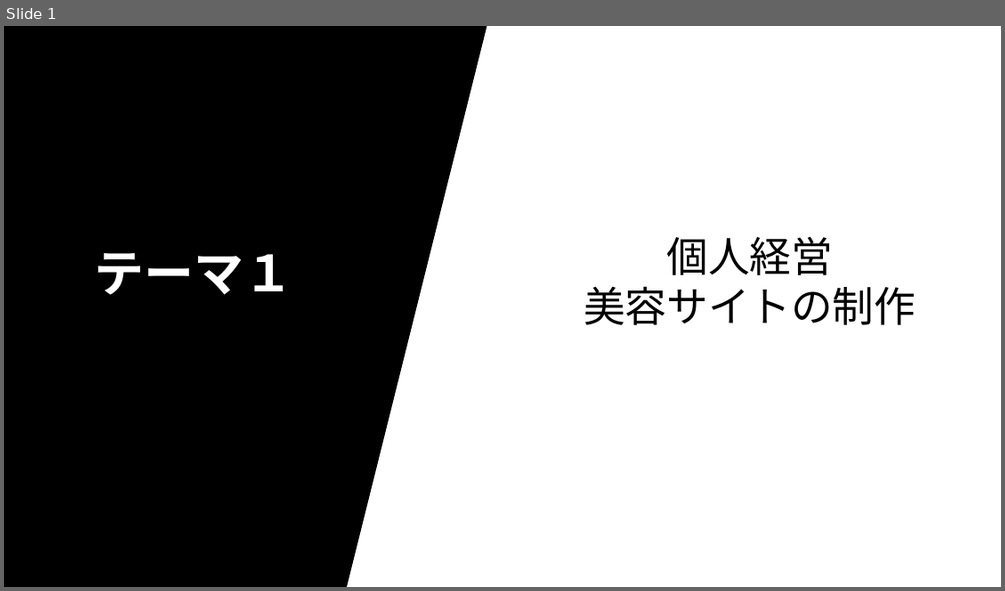
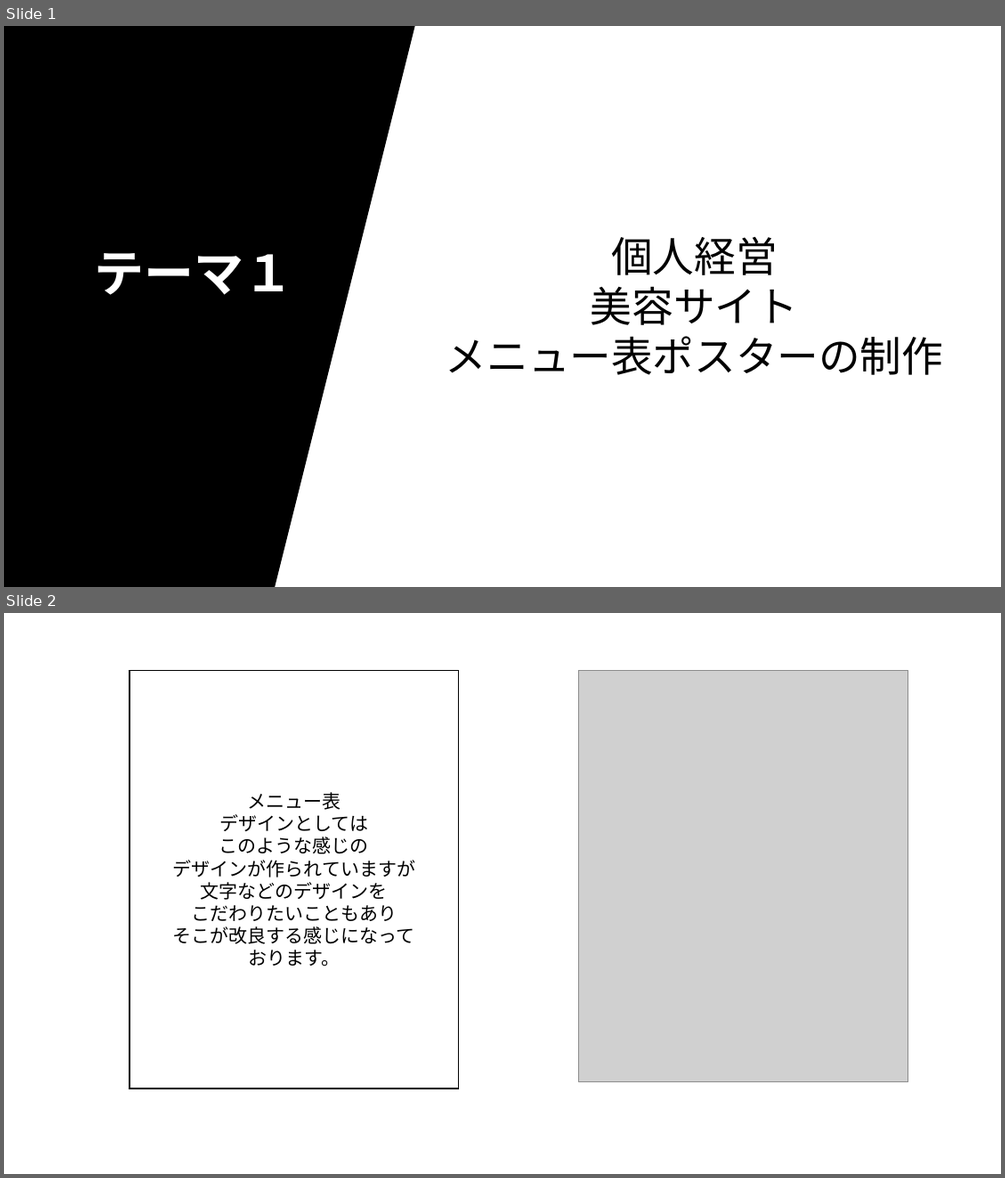
Before and after one commit to Riru0220/Webesports, a slide deck: 卒業ゼミ発表.pptx. Shown one above the other, each under a label of ours: slide 1 before the commit, slides 1 and 2 after it. The pictures are 1005x591 and 1005x1178 pixels, drawn with LibreOffice and Linux fonts; fonts in the diff are those of the drawing; grey boxes stand for pictures. Boxes give left, top, right and bottom in pixels: in the first picture for what was removed or moved away, otherwise in the second. Text is boxed around its words. In the diff, an @@ line names an element or a change of style, - is before the commit and + after.

```diff
--- a/卒業ゼミ発表.pptx
+++ b/卒業ゼミ発表.pptx
@@ slide 2 added at (4, 613, 1001, 1174), background #FFFFFF @@
@@ rectangle added at (129, 671, 459, 1088), fill #FFFFFF, outline #000000 1.5 pt, 18 pt, text #000000 @@
+メニュー表
+デザインとしては
+このような感じの
+デザインが作られていますが
+文字などのデザインを
+こだわりたいこともあり
+そこが改良する感じになって
+おります。
@@ picture added at (579, 671, 908, 1082) @@
@@ slide 1 changed as well @@
@@ parallelogram: place and size @@
-parallelogram at (4, 26, 485, 587)
+parallelogram at (4, 26, 413, 587)
@@ text "個人経営": place and size @@
-text "個人経営" at (583, 237, 915, 325)
+text "個人経営" at (445, 237, 943, 375)
@@ text at (445, 286, 943, 375): text changed @@
-美容サイトの制作
+美容サイト
+メニュー表ポスターの制作
```
Also in this commit, not shown: 1 slide removed, 3 other files.
